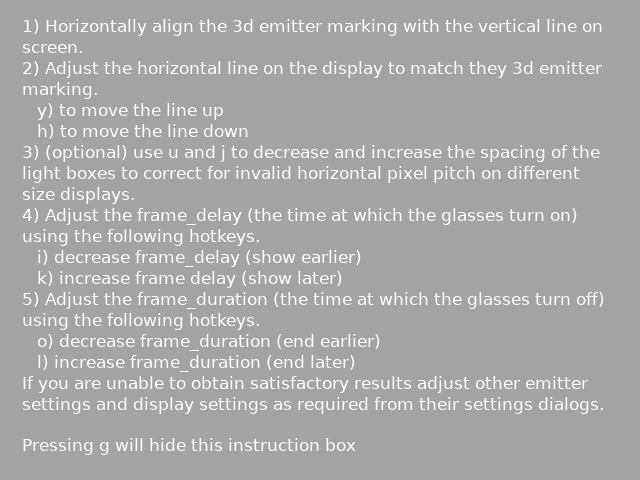
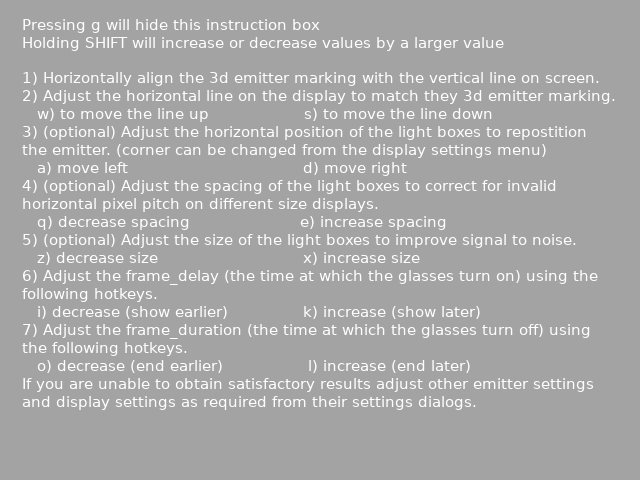
Comparing the layer stacks of the two 640×480 images. Changes:
renamed "1) Horizontally align the 3d e..." to "Pressing g will hide this inst...", painted on it over [22,19,615,455]
